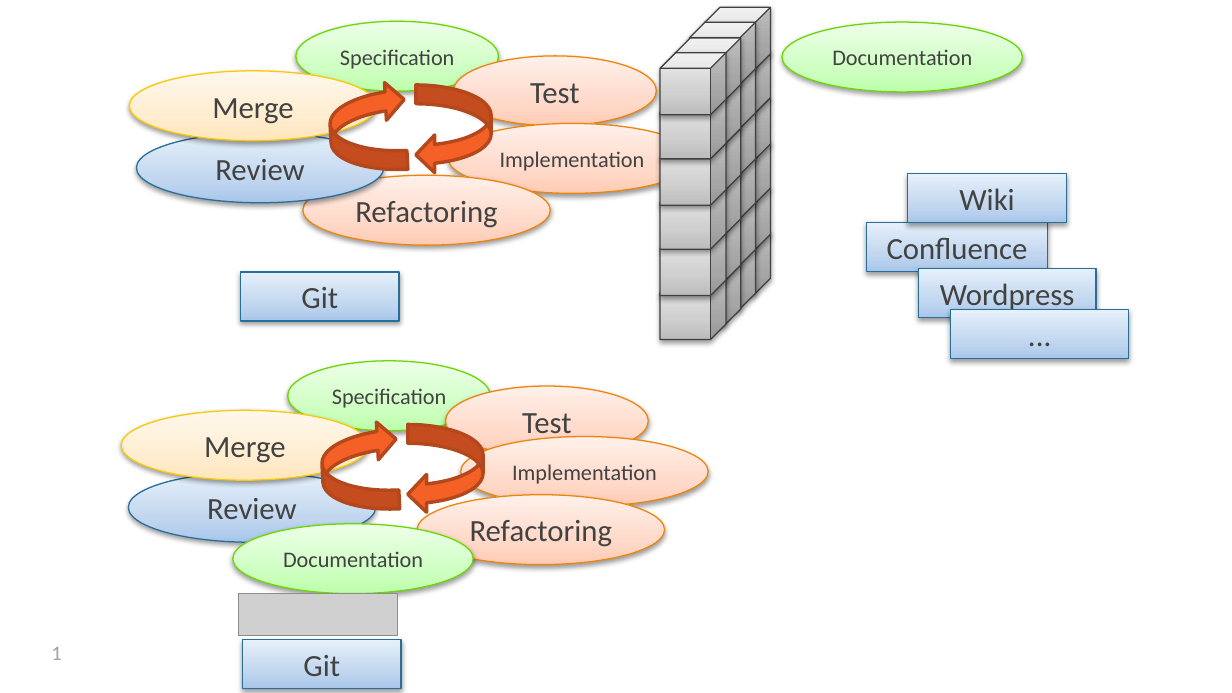
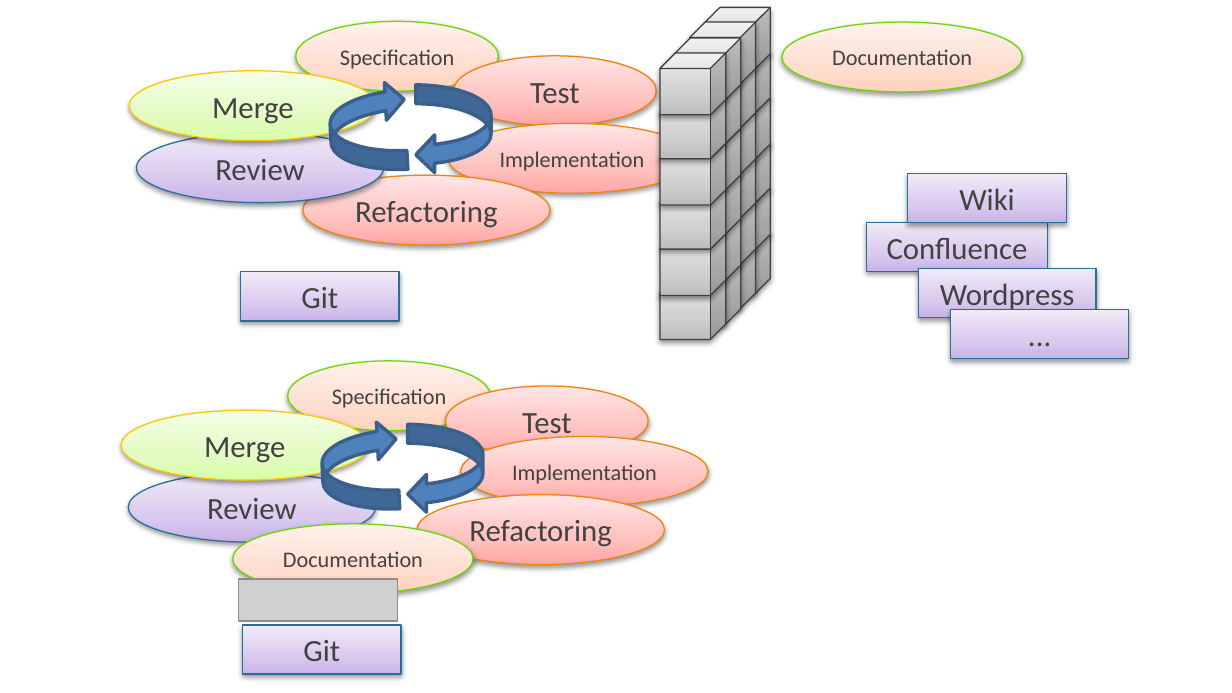
Before and after one commit to KelkooGroup/theGardener, a slide deck: slide 1 of documentation/assets/images/src/documentation_in_dev_loop.pptx. Drawn at 1232x693 pixels with LibreOffice and Linux fonts; fonts in the diff are those of the drawing; grey boxes stand for pictures; background and template pictures are left out. Boxes give left, top, right and bottom in pixels: in the first picture for what was removed or moved away, otherwise in the second. Text is boxed around its words. In the diff, an @@ line names an element or a change of style, - is before the commit and + after.

Commit message:
Add InOurDocumentationWeTrust deck sources

```diff
--- a/documentation/assets/images/src/documentation_in_dev_loop.pptx
+++ b/documentation/assets/images/src/documentation_in_dev_loop.pptx
@@ ellipse "Merge" at (129,70,377,140): fill gradient #FFE7BD to #FFEDD1 to #FFF8EE to gradient #DAFDA7 to #E4FCC2 to #F5FFE7 @@
@@ fill gradient #A8C7EB to #C2D7F0 to #E7F0FA to gradient #C9B5E8 to #D8CBEE to #F0EAF9 in 8 elements at (137,133,384,203), (866,222,1047,271), (918,269,1095,318), (240,272,399,322), (908,174,1067,223), (128,472,376,542), (243,625,402,674), (951,309,1129,359) @@
@@ fill gradient #FFCBB5 to #FFDACB to #FFF1EB to gradient #FFA6A5 to #FFC0BF to #FFE7E7 in 6 elements at (448,123,696,193), (303,175,551,245), (461,436,708,506), (418,495,665,565), (453,55,655,126), (446,386,648,456) @@
@@ ellipse "Merge" at (121,410,368,480): fill gradient #FFE7BD to #FFEDD1 to #FFF8EE to gradient #DAFDA7 to #E4FCC2 to #F5FFE7 @@
@@ fill #F56026 to #4F81BD; outline #B5471C 2 pt to #3A5F8C 2 pt in 4 elements at (416,85,492,174), (328,81,408,173), (408,425,483,514), (321,421,400,513) @@
@@ fill gradient #BFFFAC to #D1FFC5 to #EDFFE9 to gradient #FFD2BD to #FFDED0 to #FFF2ED in 4 elements at (296,21,498,91), (782,22,1023,92), (288,361,490,431), (233,524,473,594) @@
@@ picture: place and size @@
-picture at (239,594,398,636)
+picture at (239,579,398,621)
@@ rectangle "Git": place and size @@
-rectangle "Git" at (243,639,402,689)
+rectangle "Git" at (243,625,402,674)
@@ page number removed at (51,647,61,660) @@
-1
```
Also in this commit, not shown: 7 other files.
